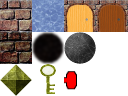
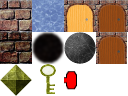
Two versions of the same layered image (128×96). Layer-by-layer changes:
painted on "Background" over [96, 32, 127, 64]
